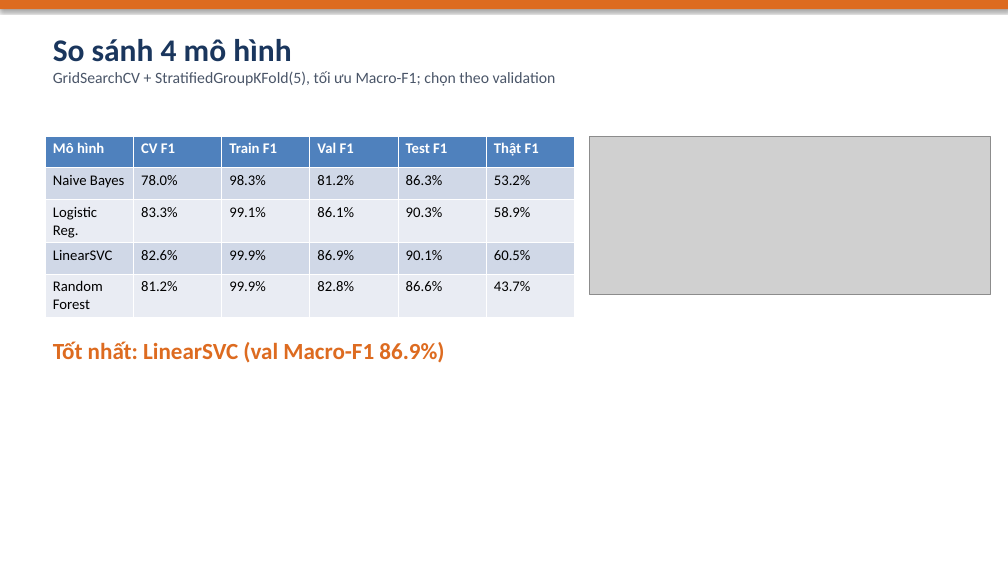
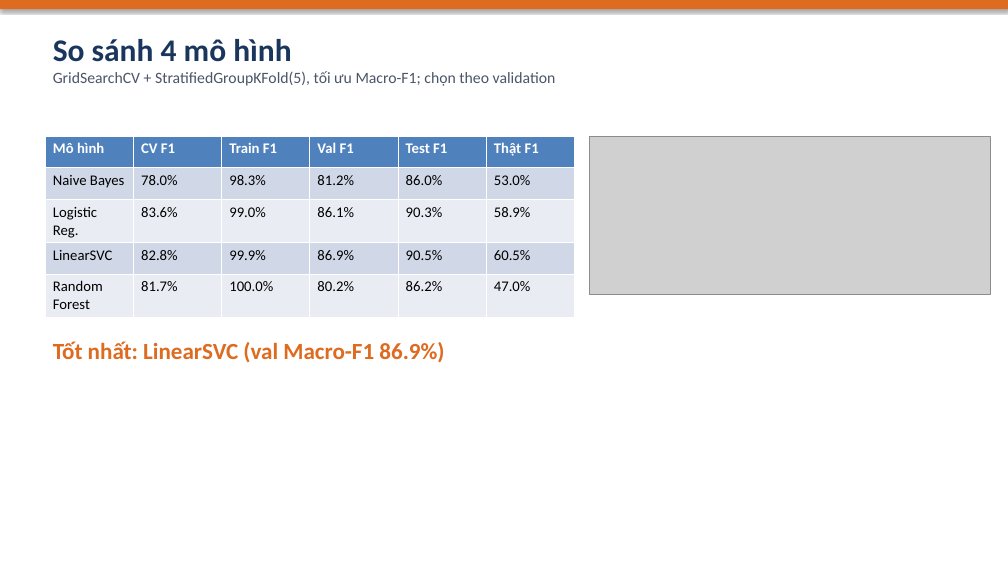
Before and after one commit to hoangdq08/uit-ohs-law-retrieval, a slide deck: slide 6 of reports/Slide_BaoCao_DoAn.pptx. Drawn at 1008x567 pixels with LibreOffice and Linux fonts; fonts in the diff are those of the drawing; grey boxes stand for pictures. Boxes give left, top, right and bottom in pixels: in the first picture for what was removed or moved away, otherwise in the second. Text is boxed around its words. In the diff, an @@ line names an element or a change of style, - is before the commit and + after.

```diff
--- a/reports/Slide_BaoCao_DoAn.pptx
+++ b/reports/Slide_BaoCao_DoAn.pptx
@@ table at (45,136,576,313) @@
-row 2, column 5: 86.3%
+row 2, column 5: 86.0%
-row 2, column 6: 53.2%
+row 2, column 6: 53.0%
-row 3, column 2: 83.3%
+row 3, column 2: 83.6%
-row 3, column 3: 99.1%
+row 3, column 3: 99.0%
-row 4, column 2: 82.6%
+row 4, column 2: 82.8%
-row 4, column 5: 90.1%
+row 4, column 5: 90.5%
-row 5: Random Forest | 81.2% | 99.9% | 82.8% | 86.6% | 43.7%
+row 5: Random Forest | 81.7% | 100.0% | 80.2% | 86.2% | 47.0%
```
Also in this commit, not shown: 3 other slides changed, 17 other files.
